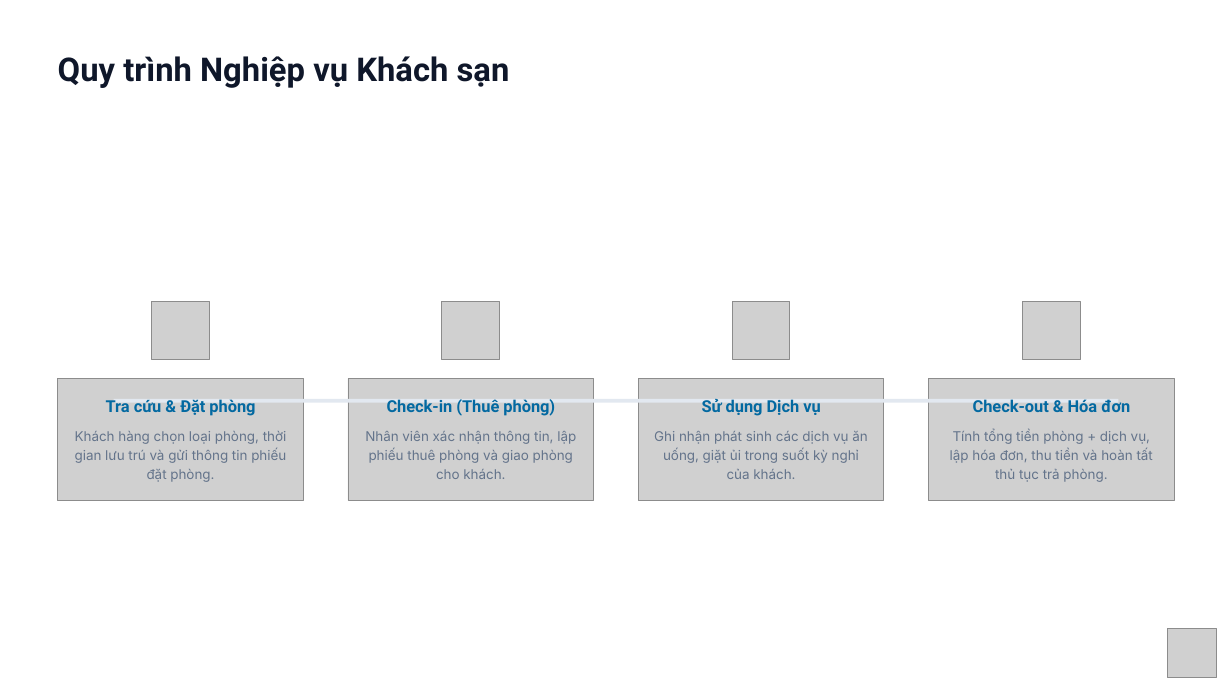
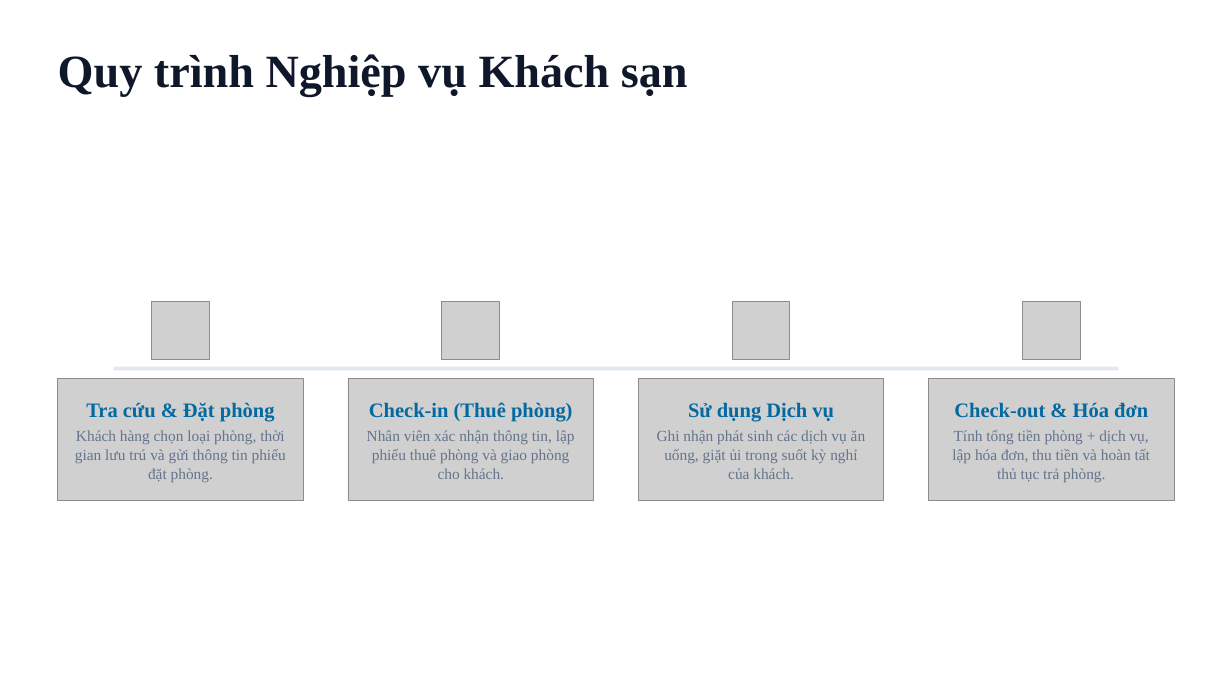
Before and after one commit to danglq190993-tvu/ASPNET-DK25TTC2-LEQUANGDANG-QuanLyKhachSan, a slide deck: slide 11 of thesis/ASPNET-DK25TTC2-LEQUANGDANG-QuanLyKhachSan.pptx. Drawn at 1232x693 pixels with LibreOffice and Linux fonts; fonts in the diff are those of the drawing; grey boxes stand for pictures; background and template pictures are left out. Boxes give left, top, right and bottom in pixels: in the first picture for what was removed or moved away, otherwise in the second. Text is boxed around its words. In the diff, an @@ line names an element or a change of style, - is before the commit and + after.

```diff
--- a/thesis/ASPNET-DK25TTC2-LEQUANGDANG-QuanLyKhachSan.pptx
+++ b/thesis/ASPNET-DK25TTC2-LEQUANGDANG-QuanLyKhachSan.pptx
@@ text "Quy trình Nghiệp vụ Khách ..." at (58, 54, 688, 96): size 25.5 to 36 pt, font Roboto to Times New Roman @@
@@ rectangle: place and size @@
-rectangle at (114, 399, 1119, 403)
+rectangle at (114, 367, 1119, 371)
@@ size 12.8 to 16 pt, font Roboto to Times New Roman in 4 elements at (86, 402, 275, 422), (369, 402, 572, 422), (688, 402, 834, 422), (954, 402, 1148, 417) @@
@@ size 10.5 to 12 pt, font Inter to Times New Roman in 4 elements at (75, 430, 286, 482), (367, 430, 575, 479), (657, 430, 866, 479), (952, 430, 1150, 482) @@
@@ picture removed at (1167, 628, 1216, 677) @@
```
Also in this commit, not shown: 16 other slides changed.
